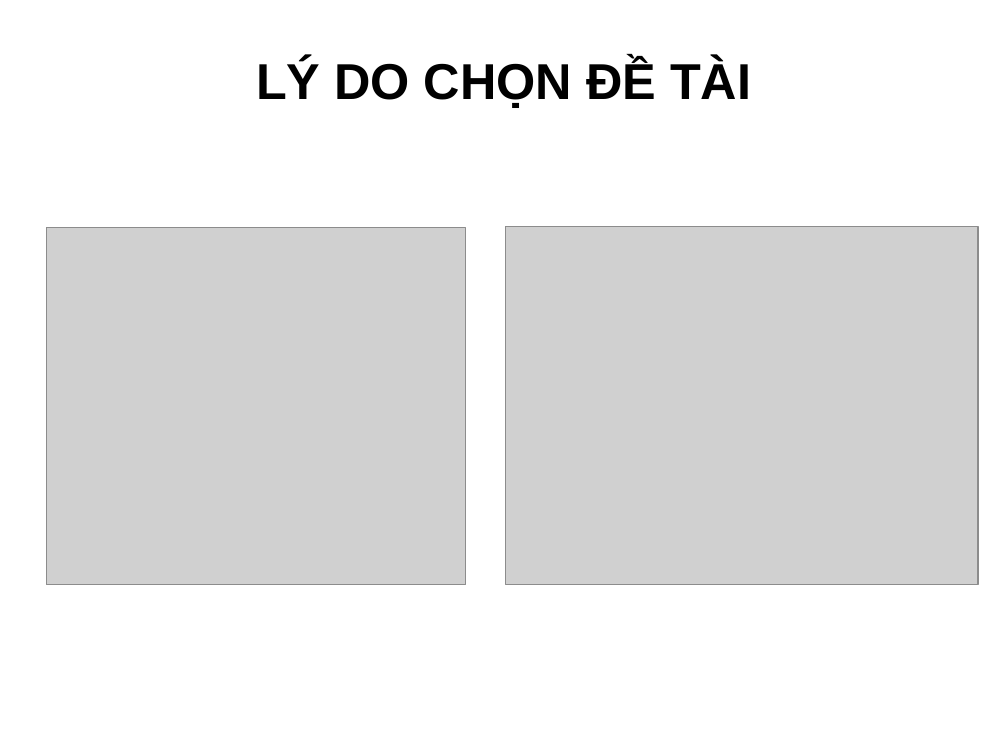
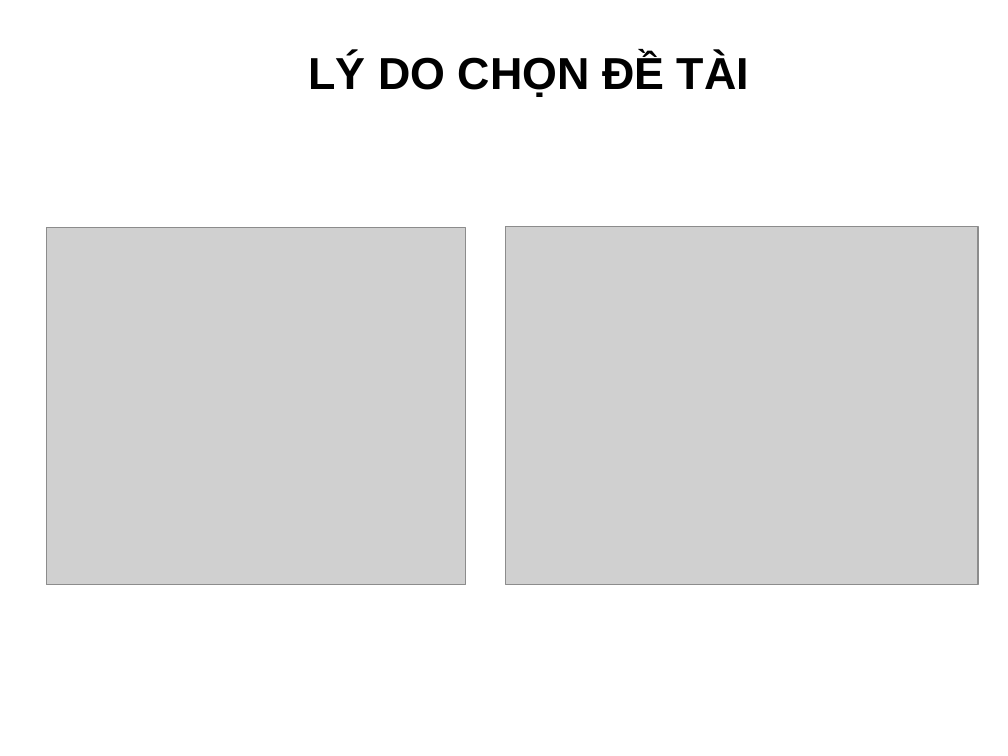
Before and after one commit to truonghaibg/thesis, a slide deck: slide 3 of tchai/Slide_LuanVan_TruongCongHai.ppt. Drawn at 1008x756 pixels with LibreOffice and Linux fonts; fonts in the diff are those of the drawing; grey boxes stand for pictures; background and template pictures are left out. Boxes give left, top, right and bottom in pixels: in the first picture for what was removed or moved away, otherwise in the second. Text is boxed around its words. In the diff, an @@ line names an element or a change of style, - is before the commit and + after.

```diff
--- a/tchai/Slide_LuanVan_TruongCongHai.ppt
+++ b/tchai/Slide_LuanVan_TruongCongHai.ppt
@@ title "LÝ DO CHỌN ĐỀ TÀI": place and size @@
-title "LÝ DO CHỌN ĐỀ TÀI" at (256, 59, 751, 108)
+title "LÝ DO CHỌN ĐỀ TÀI" at (309, 54, 749, 97)
@@ title "LÝ DO CHỌN ĐỀ TÀI" at (309, 54, 749, 97): size 36 to 32 pt @@
```
Also in this commit, not shown: 3 other slides changed, 11 slides added, 7 slides removed.
